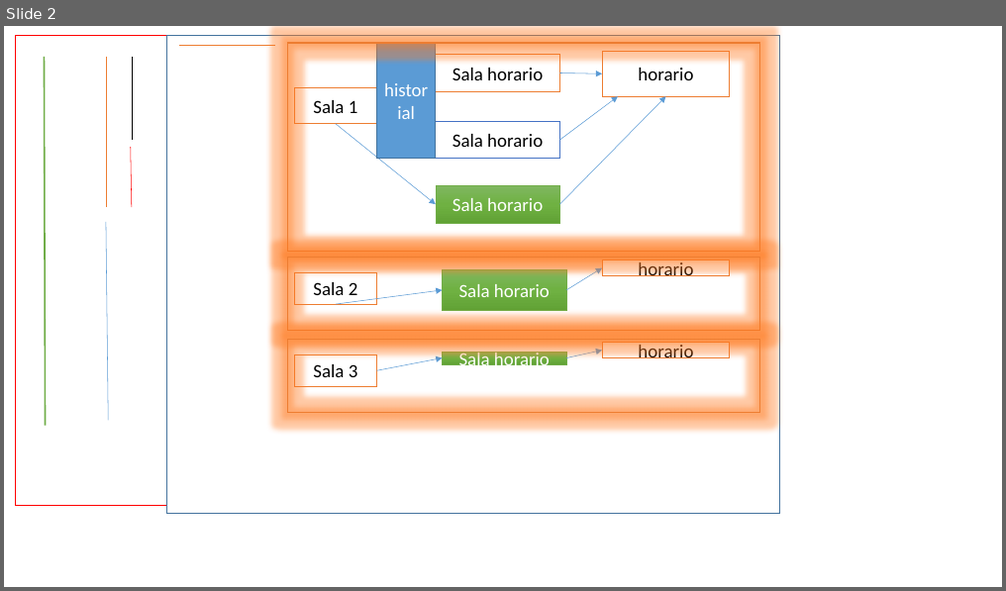
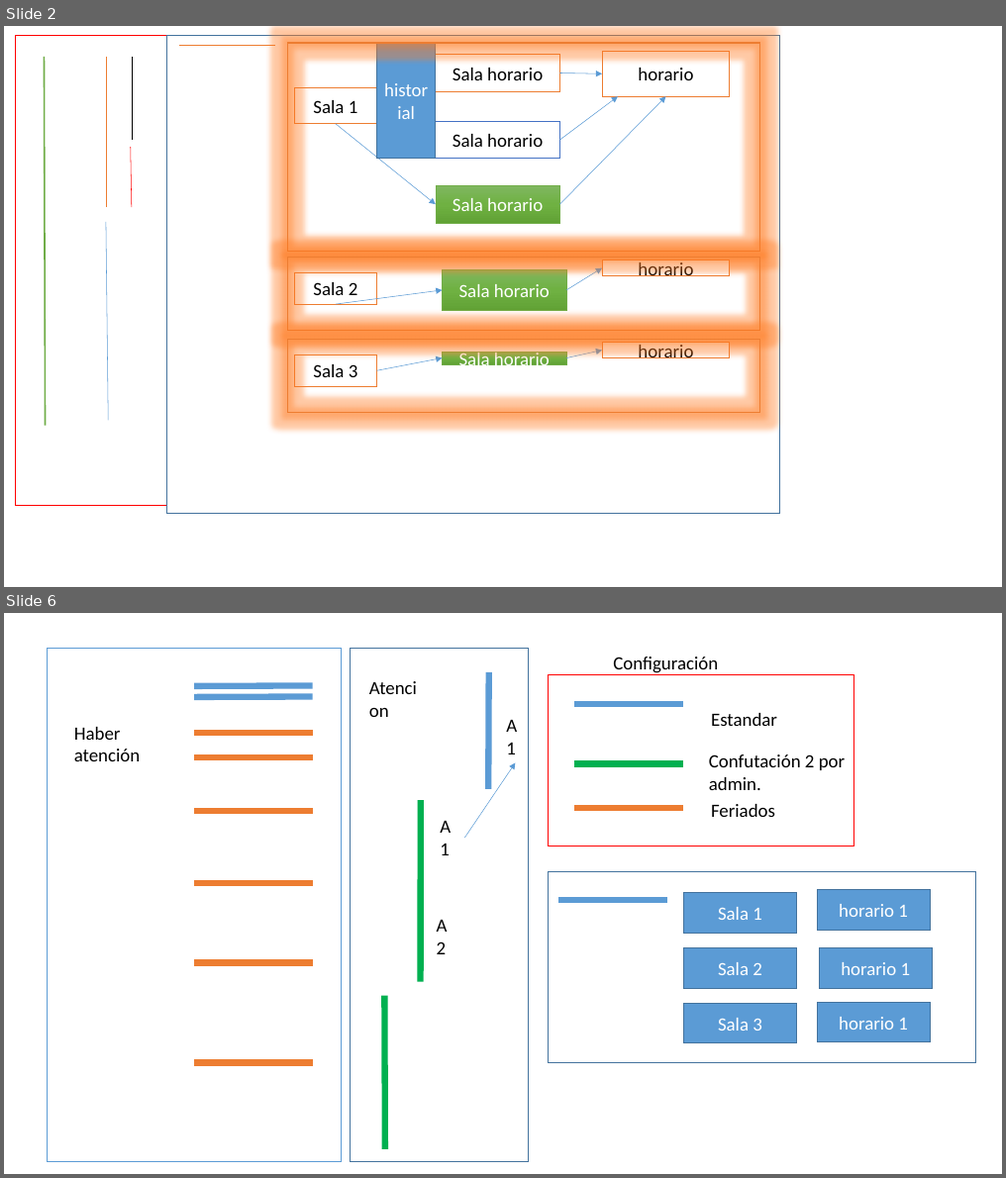
Before and after one commit to 4mbk0r/proyecto-utraid, a slide deck: diseño/Presentación1.pptx. Shown one above the other, each under a label of ours: slide 2 before the commit, slides 2 and 6 after it; the slides between them are not shown. The pictures are 1006x591 and 1006x1178 pixels, drawn with LibreOffice and Linux fonts; fonts in the diff are those of the drawing. Boxes give left, top, right and bottom in pixels: in the first picture for what was removed or moved away, otherwise in the second. Text is boxed around its words. In the diff, an @@ line names an element or a change of style, - is before the commit and + after.

```diff
--- a/diseño/Presentación1.pptx
+++ b/diseño/Presentación1.pptx
@@ slide 6 added at (x1=4, y1=613, x2=1002, y2=1174), background #FFFFFF @@
@@ rectangle added at (x1=48, y1=648, x2=342, y2=1161), fill #FFFFFF, outline #5B9BD5 1 pt @@
@@ rectangle added at (x1=350, y1=648, x2=528, y2=1161), outline #43739E 1 pt @@
@@ text added at (x1=613, y1=657, x2=718, y2=675), 18 pt, text #000000 @@
+Configuración
@@ line added from (194, 686) to (313, 685), #5B9BD5 6 pt @@
@@ line added from (194, 697) to (313, 697), #5B9BD5 6 pt @@
@@ text added at (x1=361, y1=672, x2=430, y2=725), 18 pt, text #000000 @@
+Atencion
@@ line added from (489, 672) to (488, 789), #5B9BD5 6 pt @@
@@ rectangle added at (x1=548, y1=675, x2=853, y2=847), outline #FF0000 1 pt @@
@@ text added at (x1=74, y1=727, x2=140, y2=761), 18 pt, text #000000 @@
+Haber atención
@@ text added at (x1=506, y1=720, x2=517, y2=755), 18 pt, text #000000 @@
+A
+1
@@ line added from (194, 733) to (313, 733), #ED7D31 6 pt @@
@@ line added from (194, 758) to (313, 758), #ED7D31 6 pt @@
@@ group added at (x1=574, y1=704, x2=845, y2=817): 3 lines, 3 texts @@
+Estandar
+Feriados
+Confutación 2 por admin.
@@ arrow added from (465, 838) to (515, 762), #5B9BD5 0.5 pt @@
@@ line added from (194, 811) to (313, 811), #ED7D31 6 pt @@
@@ line added from (421, 800) to (420, 982), #00B050 6 pt @@
@@ text added at (x1=440, y1=821, x2=450, y2=856), 18 pt, text #000000 @@
+A
+1
@@ rectangle added at (x1=548, y1=872, x2=976, y2=1062), outline #43739E 1 pt @@
@@ line added from (194, 883) to (313, 883), #ED7D31 6 pt @@
@@ line added from (558, 900) to (668, 900), #5B9BD5 6 pt @@
@@ rectangle added at (x1=684, y1=893, x2=797, y2=933), fill #5B9BD5, outline #43739E 1 pt, 18 pt, text #FFFFFF @@
+Sala 1
@@ rectangle added at (x1=817, y1=890, x2=930, y2=930), fill #5B9BD5, outline #43739E 1 pt, 18 pt, text #FFFFFF @@
+horario 1
@@ text added at (x1=437, y1=920, x2=448, y2=955), 18 pt, text #000000 @@
+A
+2
@@ line added from (194, 963) to (313, 963), #ED7D31 6 pt @@
@@ rectangle added at (x1=684, y1=949, x2=797, y2=988), fill #5B9BD5, outline #43739E 1 pt, 18 pt, text #FFFFFF @@
+Sala 2
@@ rectangle added at (x1=819, y1=949, x2=933, y2=988), fill #5B9BD5, outline #43739E 1 pt, 18 pt, text #FFFFFF @@
+horario 1
@@ line added from (384, 995) to (385, 1150), #00B050 6 pt @@
@@ rectangle added at (x1=684, y1=1004, x2=797, y2=1044), fill #5B9BD5, outline #43739E 1 pt, 18 pt, text #FFFFFF @@
+Sala 3
@@ rectangle added at (x1=817, y1=1002, x2=930, y2=1042), fill #5B9BD5, outline #43739E 1 pt, 18 pt, text #FFFFFF @@
+horario 1
@@ line added from (194, 1062) to (313, 1062), #ED7D31 6 pt @@
```
Also in this commit, not shown: 3 slides changed, 2 other slides added, 10 other files.
